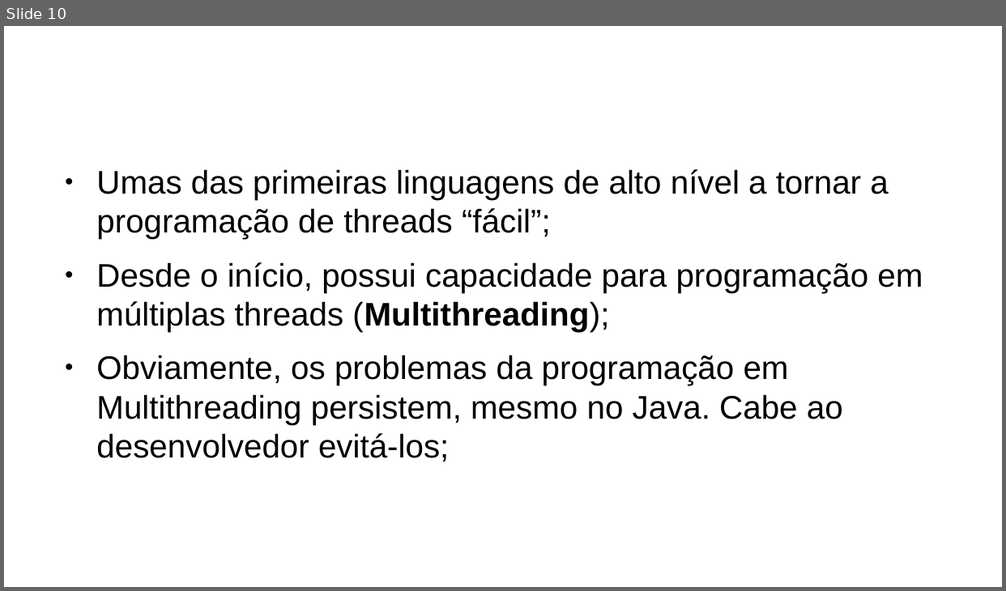
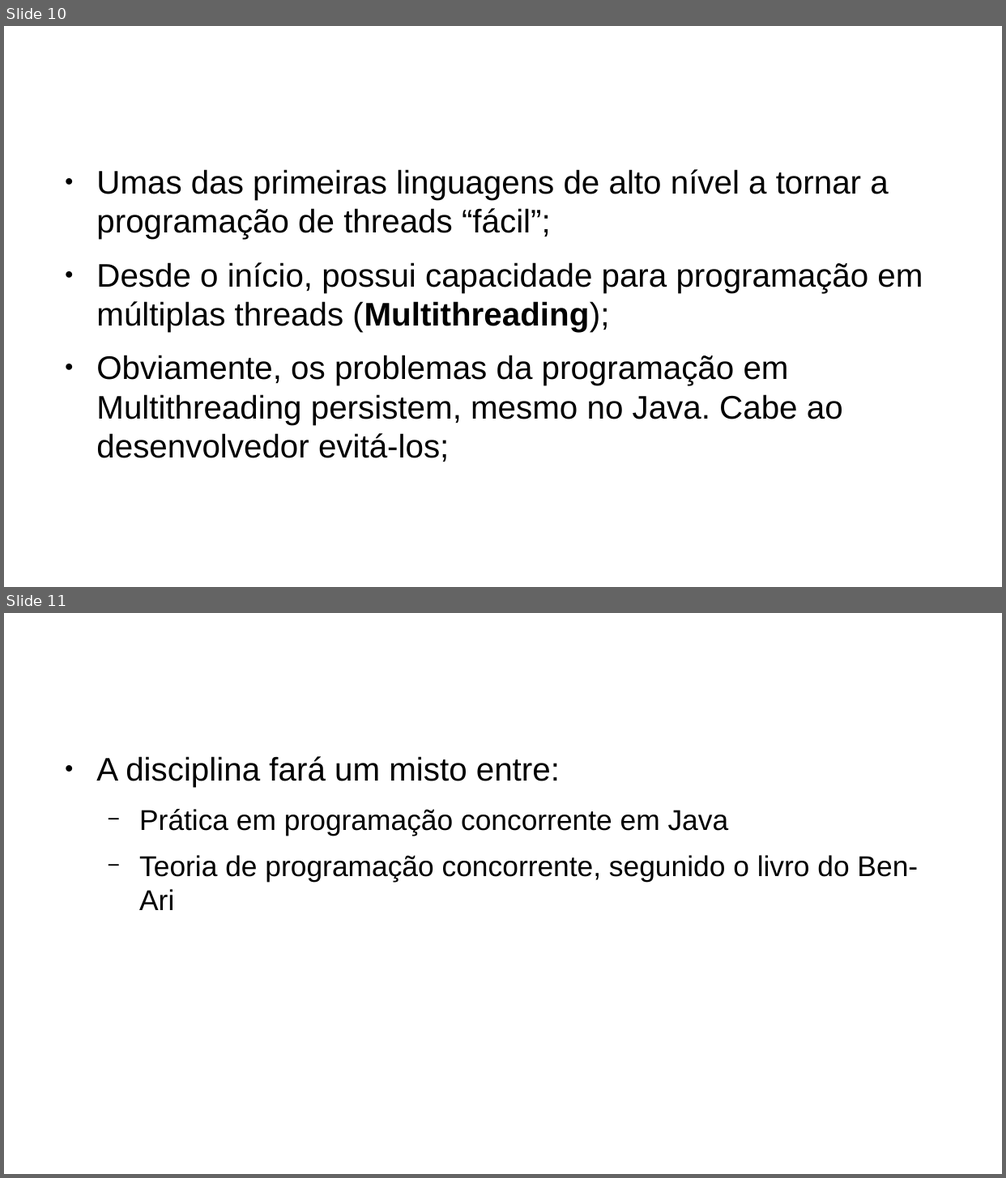
Before and after one commit to jeffersoncarvalho/DSC-2020_1, a slide deck: slides/tutorial/aula01.odp. Shown one above the other, each under a label of ours: slide 10 before the commit, slides 10 and 11 after it. The pictures are 1006x591 and 1006x1178 pixels, drawn with LibreOffice and Linux fonts; fonts in the diff are those of the drawing; background and template pictures are left out. Boxes give left, top, right and bottom in pixels: in the first picture for what was removed or moved away, otherwise in the second. Text is boxed around its words. In the diff, an @@ line names an element or a change of style, - is before the commit and + after.

```diff
--- a/slides/tutorial/aula01.odp
+++ b/slides/tutorial/aula01.odp
@@ slide 11 added at [4,613,1002,1174], background #FFFFFF @@
@@ title added at [53,635,749,727], 35.7 pt, text #FFFFFF @@
+Conteúdo da Disciplina
@@ text added at [96,756,918,910], 22.8 pt, text #000000 @@
+● A disciplina fará um misto entre:
+  − Prática em programação concorrente em Java
+  − Teoria de programação concorrente, segunido o livro do Ben-Ari
```
Also in this commit, not shown: 4 slides changed, 1 other slide added, 2 slides removed, 26 other files.
